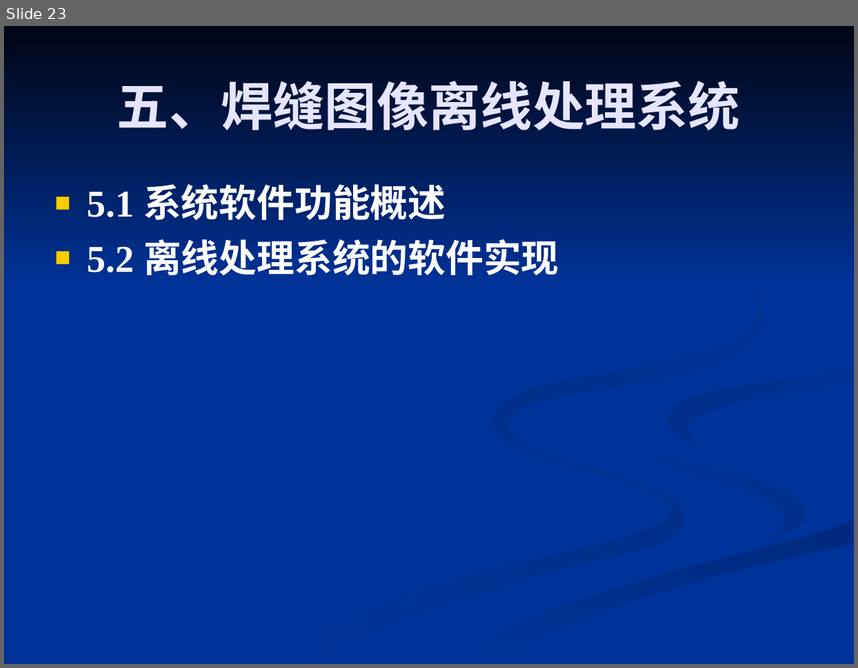
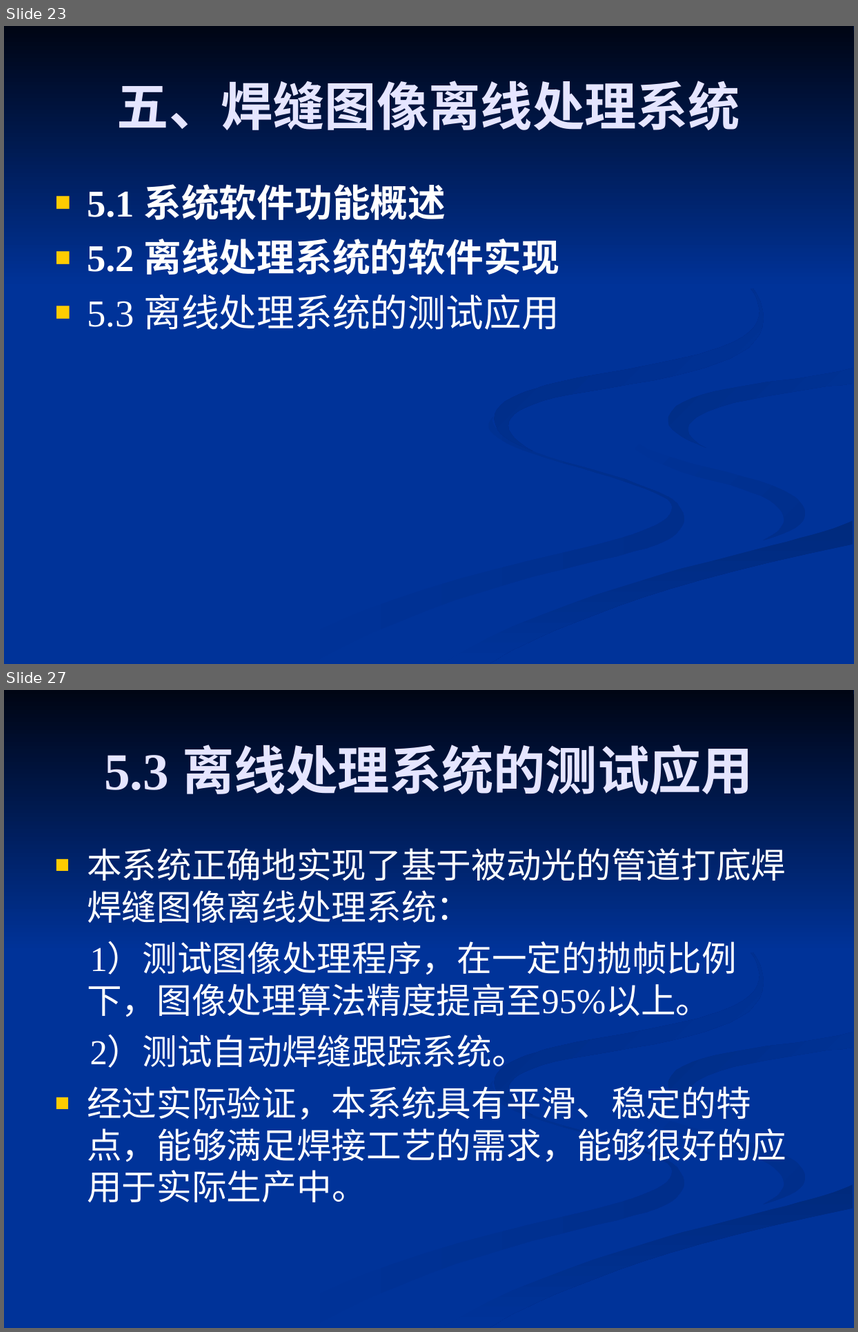
Before and after one commit to 61--/weiyanmin, a slide deck: 工程硕士/基于被动光的管道打底MIG焊焊缝图像处理算法的研究.ppt. Shown one above the other, each under a label of ours: slide 23 before the commit, slides 23 and 27 after it; the slides between them are not shown. The pictures are 858x668 and 858x1332 pixels, drawn with LibreOffice and Linux fonts; fonts in the diff are those of the drawing. Boxes give left, top, right and bottom in pixels: in the first picture for what was removed or moved away, otherwise in the second. Text is boxed around its words. In the diff, an @@ line names an element or a change of style, - is before the commit and + after.

```diff
--- a/工程硕士/基于被动光的管道打底MIG焊焊缝图像处理算法的研究.ppt
+++ b/工程硕士/基于被动光的管道打底MIG焊焊缝图像处理算法的研究.ppt
@@ slide 27 added at bbox=[4, 690, 854, 1328], background #003399; not listed: 7 template elements that a slide beside it also shows @@
@@ title added at bbox=[104, 745, 753, 794], 44 pt, text #E5E5FF, bold @@
+5.3 离线处理系统的测试应用
@@ text added at bbox=[87, 848, 786, 1202], 29.6 pt, text #FFFFFF @@
+■ 本系统正确地实现了基于被动光的管道打底焊焊缝图像离线处理系统：
+1）测试图像处理程序，在一定的抛帧比例 下，图像处理算法精度提高至95%以上。
+2）测试自动焊缝跟踪系统。
+■ 经过实际验证，本系统具有平滑、稳定的特点，能够满足焊接工艺的需求，能够很好的应用于实际生产中。
@@ slide 23 changed as well @@
@@ freeform shape at bbox=[495, 224, 764, 451]: fill gradient #003399 to #002B81 to gradient #002B82 to #003399 @@
@@ text at bbox=[87, 294, 559, 330]: paragraph added @@
+■ 5.3 离线处理系统的测试应用
```
Also in this commit, not shown: 23 other slides changed, 7 other slides added.
